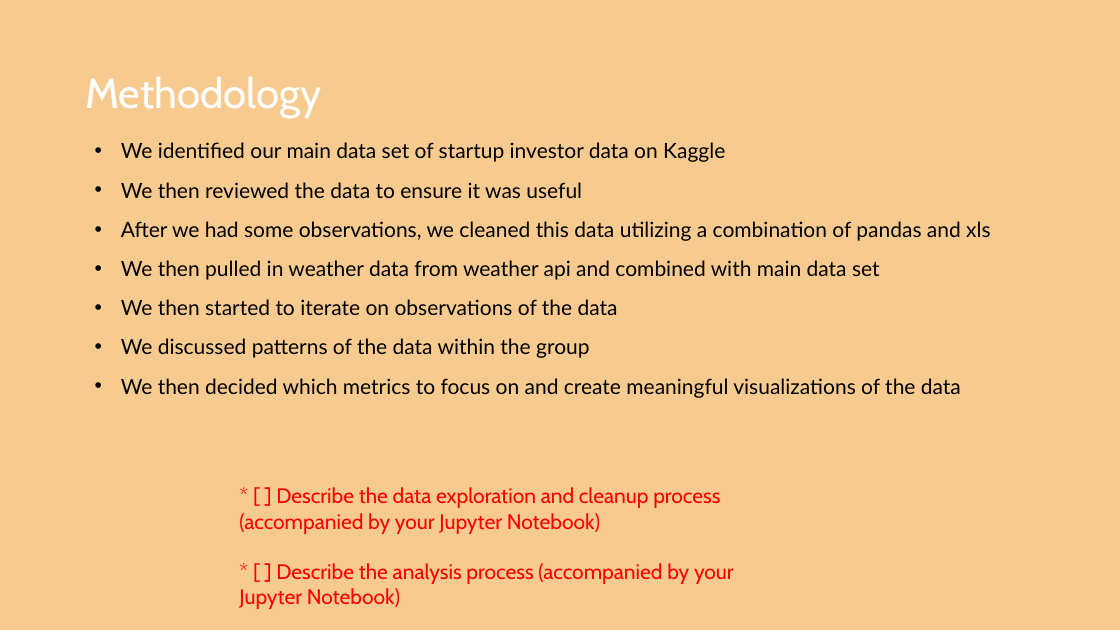
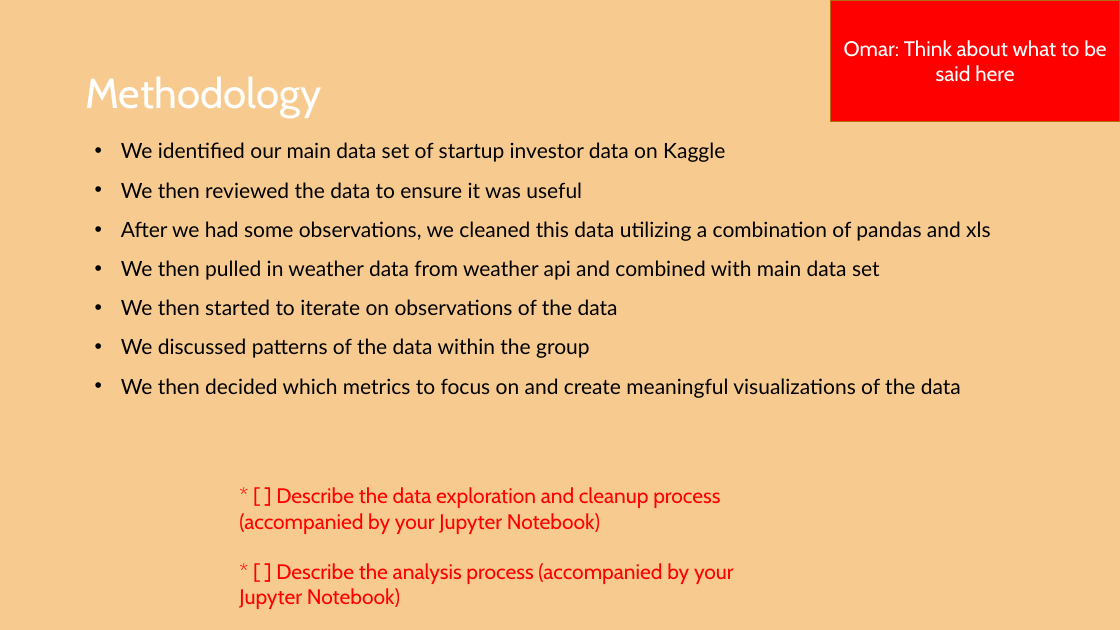
Before and after one commit to CharlesPBiggar/Data-Analytics-Project-1, a slide deck: slide 5 of Presentation/GiterDun Presentation.pptx. Drawn at 1120x630 pixels with LibreOffice and Linux fonts; fonts in the diff are those of the drawing; background and template pictures are left out. Boxes give left, top, right and bottom in pixels: in the first picture for what was removed or moved away, otherwise in the second. Text is boxed around its words. In the diff, an @@ line names an element or a change of style, - is before the commit and + after.

```diff
--- a/Presentation/GiterDun Presentation.pptx
+++ b/Presentation/GiterDun Presentation.pptx
@@ rectangle added at (831, 0, 1120, 122), fill #FF0000, outline #B26D10 1 pt, 18 pt, text #FFFFFF @@
+Omar: Think about what to be said here
```
Also in this commit, not shown: 1 other slide changed, 1 other file.
